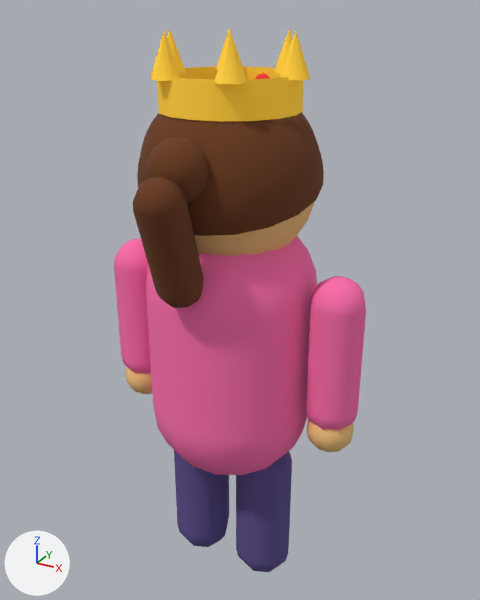
Before and after pictures for a commit that changed the glTF model godot/models/heroes/outfit-goldenCrown.glb.
The view is the same before and after, from a 50 mm lens placed at (1.13, -1.99, 2.23), pointed at (0.04, 0.0, 1.24). Arrows for +X, +Y and +Z are at lower left; the lights stay in place. The picture after the commit comes second. Where no turn or scale is listed for an object, it has been applied to the vertices. Vertices at exactly the same position are counted once.
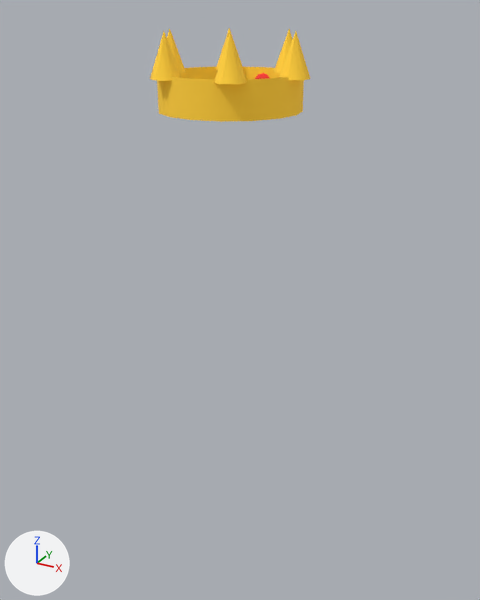
What differs and where, as boxes (x1, y1, x2, y2) in the pictures (480 x 600 px):
'torso', no longer drawn (pink): before (146, 236, 317, 475)
'Mesh_2', reshaped, moved, turned, recoloured: before (137, 112, 324, 236); after (214, 32, 247, 84)
'Mesh_18', deleted (pink): before (306, 276, 366, 431)
'Mesh_4', reshaped, moved, turned, recoloured: before (133, 177, 203, 308); after (167, 29, 186, 73)
'Mesh_21', deleted (purple): before (236, 451, 292, 572)
'Mesh_20', deleted (purple): before (174, 450, 229, 547)
'Mesh_16', deleted (pink): before (114, 239, 151, 374)
'Mesh_3', reshaped, moved, recoloured (49% narrower, 24% shorter): before (145, 138, 209, 203); after (150, 32, 182, 81)
'Mesh_1', reshaped, moved, recoloured: before (194, 202, 315, 256); after (279, 31, 310, 80)
'Mesh_19', deleted: before (306, 419, 354, 452)
'Mesh_17', deleted: before (125, 367, 152, 394)
'Mesh_6', moved (not visible before): after (274, 29, 293, 73)
'Mesh_5', moved (not visible before): after (216, 28, 244, 70)
'Mesh_7', moved, turned (not visible before): after (255, 73, 269, 79)
part 1 of me_mesh_1, deleted (beige): before (194, 202, 315, 256)
part 2 of me_mesh_2, deleted (brown): before (137, 112, 324, 236)
part 4 of me_mesh_4, deleted (brown): before (133, 177, 203, 308)

The change in detail:
me_mesh_1 is used by ob_mesh_1; location (0.0, 0.0, 1.68).
me_mesh_1 had 249 vertices, 468 faces and spanned x -0.3..0.3, y -0.295..0.295, z -0.3..0.3.
me_mesh_1 no longer uses material mat_skin (beige #f1c27d).
me_mesh_1 now has 9 vertices, 12 faces and spans x -0.043..0.043, y -0.05..0.05, z -0.07..0.07.
me_mesh_1 part 1: 249 vertices removed from x -0.3..0.3, y -0.295..0.295, z -0.3..0.3.
Other edits to the shape of me_mesh_1 do not show in these pictures.
me_mesh_1 gains material mat_material_5 (yellow #ffd23f).
me_mesh_2 is used by ob_mesh_2; parent ob_head; location (0.0, 0.0, 0.02); rotation (0.25, 0.0, 0.0), in degrees (14, 0, 0).
me_mesh_2 had 267 vertices, 486 faces and spanned x -0.32..0.32, y -0.315..0.315, z -0.05..0.32.
me_mesh_2 no longer uses material mat_hair (brown #6b3a1a).
me_mesh_2 now has 9 vertices, 12 faces and spans x -0.043..0.043, y -0.05..0.05, z -0.07..0.07.
me_mesh_2 part 2: 267 vertices removed from x -0.32..0.32, y -0.315..0.315, z -0.05..0.32.
Other edits to the shape of me_mesh_2 do not show in these pictures.
me_mesh_2 gains material mat_material_5 (yellow #ffd23f).
me_mesh_3 is used by ob_mesh_3; location (0.0, -0.32, 1.78).
me_mesh_3 had 79 vertices, 140 faces and spanned x -0.1..0.1, y -0.095..0.095, z -0.1..0.1.
me_mesh_3 no longer uses material mat_hair (brown #6b3a1a).
me_mesh_3 now has 9 vertices, 12 faces and spans x -0.043..0.043, y -0.05..0.05, z -0.07..0.07.
me_mesh_3 part 3: the whole mesh is rebuilt.
me_mesh_3 gains material mat_material_5 (yellow #ffd23f).
me_mesh_4 is used by ob_mesh_4; parent ob_head; location (0.0, -0.38, -0.12); rotation (0.3, 0.0, 0.0), in degrees (17, 0, 0).
me_mesh_4 had 82 vertices, 136 faces and spanned x -0.08..0.08, y -0.08..0.08, z -0.23..0.23.
me_mesh_4 no longer uses material mat_hair (brown #6b3a1a).
me_mesh_4 now has 9 vertices, 12 faces and spans x -0.043..0.043, y -0.05..0.05, z -0.07..0.07.
me_mesh_4 part 4: 82 vertices removed from x -0.08..0.08, y -0.08..0.08, z -0.23..0.23.
Other edits to the shape of me_mesh_4 do not show in these pictures.
me_mesh_4 gains material mat_material_5 (yellow #ffd23f).
Object 'torso' (ob_torso) now shows nothing instead of me_mesh_0.
Object 'Mesh_1' (ob_mesh_1) moves from (0.0, 0.0, 1.68) to (0.23, 0.0, 2.1).
Object 'Mesh_2' (ob_mesh_2) turns from (14, 0, 0) to (0, 0, 0) degrees about x, y and z.
Object 'Mesh_2' (ob_mesh_2) moves from (0.0, 0.0, 0.02) to (0.115, -0.199, 0.42).
Object 'Mesh_3' (ob_mesh_3) moves from (0.0, -0.32, 1.78) to (-0.115, -0.199, 2.1).
Object 'Mesh_4' (ob_mesh_4) turns from (17, 0, 0) to (0, 0, 0) degrees about x, y and z.
Object 'Mesh_4' (ob_mesh_4) moves from (0.0, -0.38, -0.12) to (-0.23, 0.0, 0.42).
Object 'Mesh_5' (ob_mesh_5) moves from (-0.1, 0.27, 1.72) to (-0.115, 0.199, 2.1).
Object 'Mesh_6' (ob_mesh_6) moves from (0.1, 0.27, 1.72) to (0.115, 0.199, 2.1).
Object 'Mesh_7' (ob_mesh_7) turns from (0, -180, 0) to (0, 0, 0) degrees about x, y and z.
Object 'Mesh_7' (ob_mesh_7) moves from (0.0, 0.28, -0.06) to (0.0, 0.24, 0.3).
Object 'Mesh_16' (ob_mesh_16) is deleted.
Object 'Mesh_17' (ob_mesh_17) is deleted.
Object 'Mesh_18' (ob_mesh_18) is deleted.
Object 'Mesh_19' (ob_mesh_19) is deleted.
Object 'Mesh_20' (ob_mesh_20) is deleted.
Object 'Mesh_21' (ob_mesh_21) is deleted.
